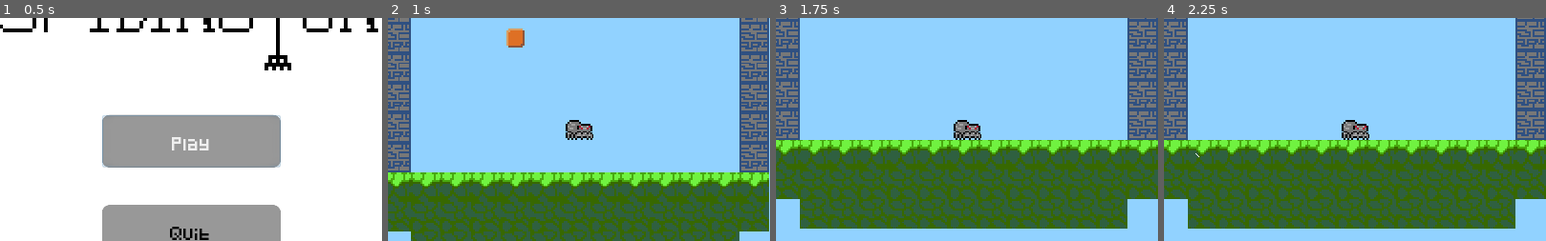
Above: before the commit, frames 1-4 (left to right).
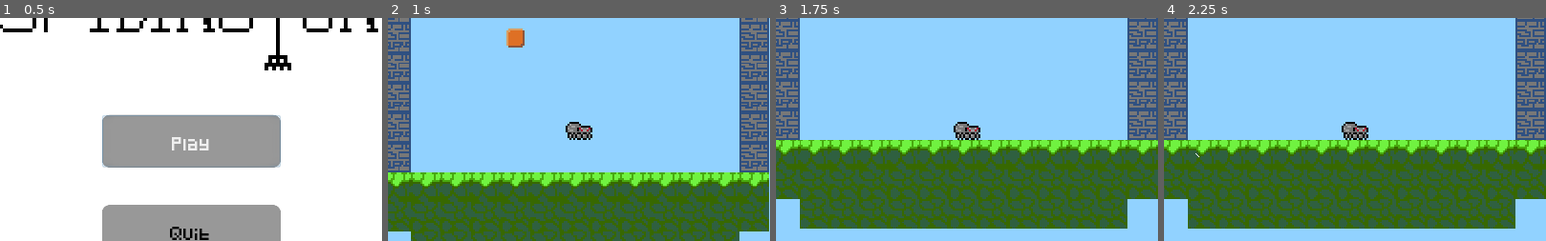
Above: after the commit, the same moments.

Repository: Tusentio/Spidington
Game: Godot game, scene res://Scenes/Menu/Menu.tscn
Same seed, same stepped clock (60 frames per second), same inputs: the game is played once before the commit and once after it.
Inputs (mouse positions are % of the whole screen's width and height, from its top left):
- Up to frame 1 (0.5 s): no input
- Up to frame 2 (1 s): click "Play" at 0.5 s
- Up to frame 3 (1.75 s): move the mouse to (72, 45) at 1.27 s; click (72, 45) at 1.35 s
- Up to frame 4 (2.25 s): move the mouse to (30, 55) at 2.02 s; click (30, 55) at 2.1 s
The pictures show only the part of the screen within x 25-75%, y 25-75%; the shares and areas given below are measured in that part.

Frame 1 is identical in both runs. In frame 2, 0.5% of the frame differs, in the area x 46-54%, y 45-55%; in frame 3, 0.5%; in frame 4, 0.5%.

Commit message:
Add spider idle animation

Diff:
--- a/Scenes/Player/Player.tscn
+++ b/Scenes/Player/Player.tscn
@@ -1,11 +1,20 @@
-[gd_scene load_steps=4 format=2]
+[gd_scene load_steps=6 format=2]
 
-[ext_resource path="res://Scenes/Player/Hopp.png" type="Texture" id=1]
+[ext_resource path="res://Scenes/Player/Hopp1.png" type="Texture" id=1]
 [ext_resource path="res://Scenes/Player/Player.gd" type="Script" id=2]
+[ext_resource path="res://Scenes/Player/Hopp2.png" type="Texture" id=3]
 
 [sub_resource type="CapsuleShape2D" id=1]
 radius = 5.43412
 height = 4.0
+
+[sub_resource type="SpriteFrames" id=2]
+animations = [ {
+"frames": [ ExtResource( 1 ), ExtResource( 3 ) ],
+"loop": true,
+"name": "default",
+"speed": 3.0
+} ]
 
 [node name="Spindel" type="RigidBody2D"]
 collision_mask = 2
@@ -18,9 +27,10 @@
 rotation = 1.5708
 shape = SubResource( 1 )
 
-[node name="Sprite" type="Sprite" parent="."]
+[node name="Sprite" type="AnimatedSprite" parent="."]
 position = Vector2( -0.0701523, 1.51661 )
-texture = ExtResource( 1 )
+frames = SubResource( 2 )
+playing = true
 
 [node name="ShootOrigin" type="Position2D" parent="."]
 position = Vector2( -6.59461, -1.412 )
Binary file removed: Scenes/Player/Hopp.png
Binary file added: Scenes/Player/Hopp1.png
Not shown, added: Scenes/Player/Hopp1.png.import
Binary file added: Scenes/Player/Hopp2.png
Not shown, changed: Scenes/Player/Hopp2.png.import
